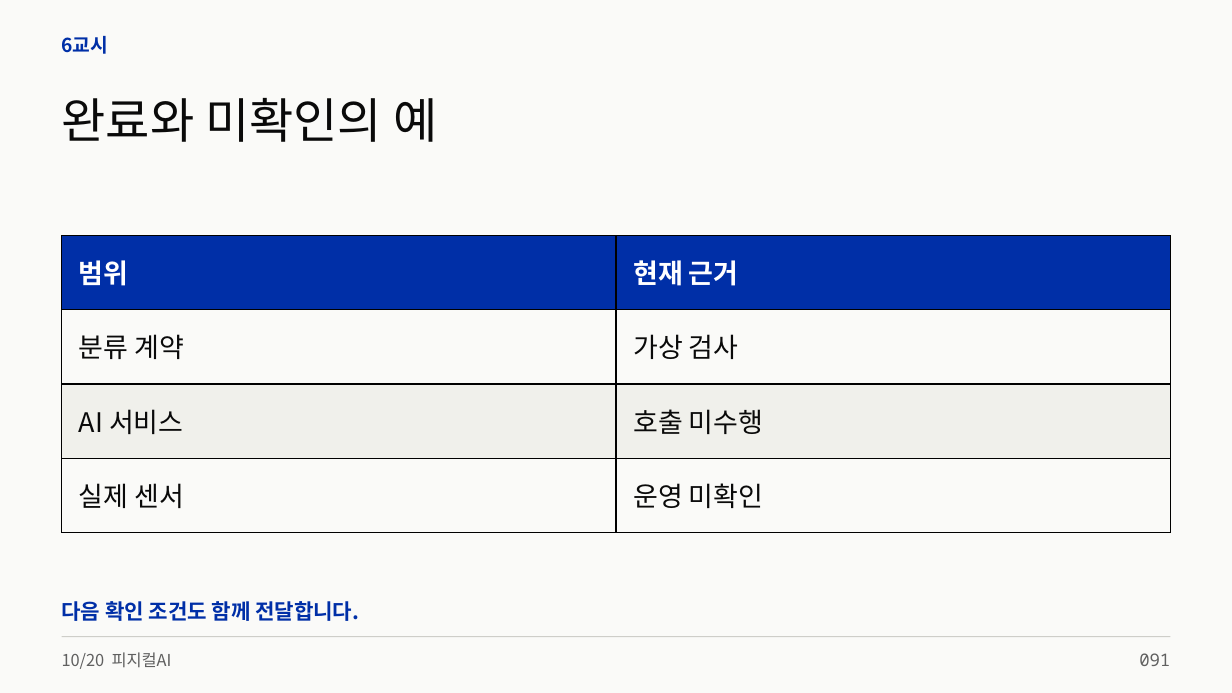
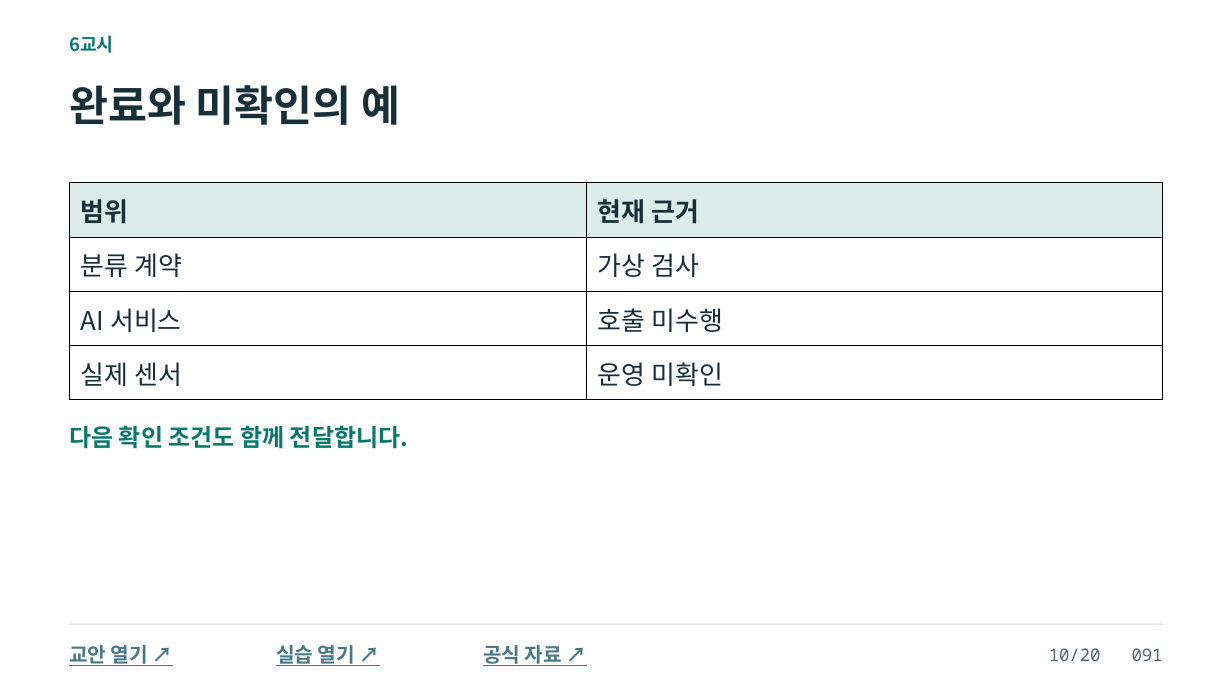
Before and after one commit to zeusk302-png/kdigital-physical-ai, a slide deck: slide 91 of downloads/2026-10-20/readable-slides.pptx. Drawn at 1232x693 pixels with LibreOffice and Linux fonts; fonts in the diff are those of the drawing. Boxes give left, top, right and bottom in pixels: in the first picture for what was removed or moved away, otherwise in the second. Text is boxed around its words. In the diff, an @@ line names an element or a change of style, - is before the commit and + after.

```diff
--- a/downloads/2026-10-20/readable-slides.pptx
+++ b/downloads/2026-10-20/readable-slides.pptx
@@ background #FAFAF8 to #FFFFFF @@
@@ text "6교시": place and size @@
-text "6교시" at <box>62,36,109,54</box>
+text "6교시" at <box>69,35,114,53</box>
@@ text "6교시" at <box>69,35,114,53</box>: size 15 to 14.2 pt, text colour #002FA7 to #08786F @@
@@ text "완료와 미확인의 예": place and size @@
-text "완료와 미확인의 예" at <box>62,98,437,142</box>
+text "완료와 미확인의 예" at <box>69,85,400,125</box>
@@ text "완료와 미확인의 예" at <box>69,85,400,125</box>: size 37.5 to 33 pt, text colour #0A0A0A to #172F39, bold on @@
@@ table at <box>69,183,1163,400</box> @@
@@ fill #002FA7 to #DCECE8 in row 1 @@
@@ fill #FAFAF8 to #FFFFFF in 4 cells @@
@@ fill #F0F0EB to #FFFFFF in row 3 @@
@@ size 21 to 20.2 pt @@
@@ text colour #FFFFFF to #172F39 in "범위", "현재 근거" @@
@@ text colour #0A0A0A to #172F39 in "분류 계약", "가상 검사", "AI 서비스", "호출 미수행" and 2 more places @@
@@ line spacing 0.94 to 1.02 @@
@@ table: place and size @@
-table at <box>62,236,1171,532</box>
+table at <box>69,183,1163,400</box>
@@ text "다음 확인 조건도 함께 전달합니다.": place and size @@
-text "다음 확인 조건도 함께 전달합니다." at <box>62,601,359,621</box>
+text "다음 확인 조건도 함께 전달합니다." at <box>69,425,408,448</box>
@@ text "다음 확인 조건도 함께 전달합니다." at <box>69,425,408,448</box>: size 16.5 to 18.8 pt, text colour #002FA7 to #08786F @@
@@ rectangle: place and size @@
-rectangle at <box>62,637,1171,638</box>
+rectangle at <box>69,624,1163,625</box>
@@ rectangle at <box>69,624,1163,625</box>: fill #CECEC9 to #D5DEDD @@
@@ text removed at <box>62,652,172,669</box> @@
-10/20 피지컬AI
@@ text added at <box>69,645,148,666</box>, 15.8 pt, text #467886, bold, underline @@
+교안 열기 ↗
@@ text added at <box>276,645,355,666</box>, 15.8 pt, text #467886, bold, underline @@
+실습 열기 ↗
@@ text added at <box>483,645,562,666</box>, 15.8 pt, text #467886, bold, underline @@
+공식 자료 ↗
@@ text at <box>1049,648,1163,661</box>: text changed; text colour #606060 to #52636B @@
-091
+10/20 091
```
Also in this commit, not shown: 88 other slides changed, 14 slides added, 12 slides removed, 11 other files.
